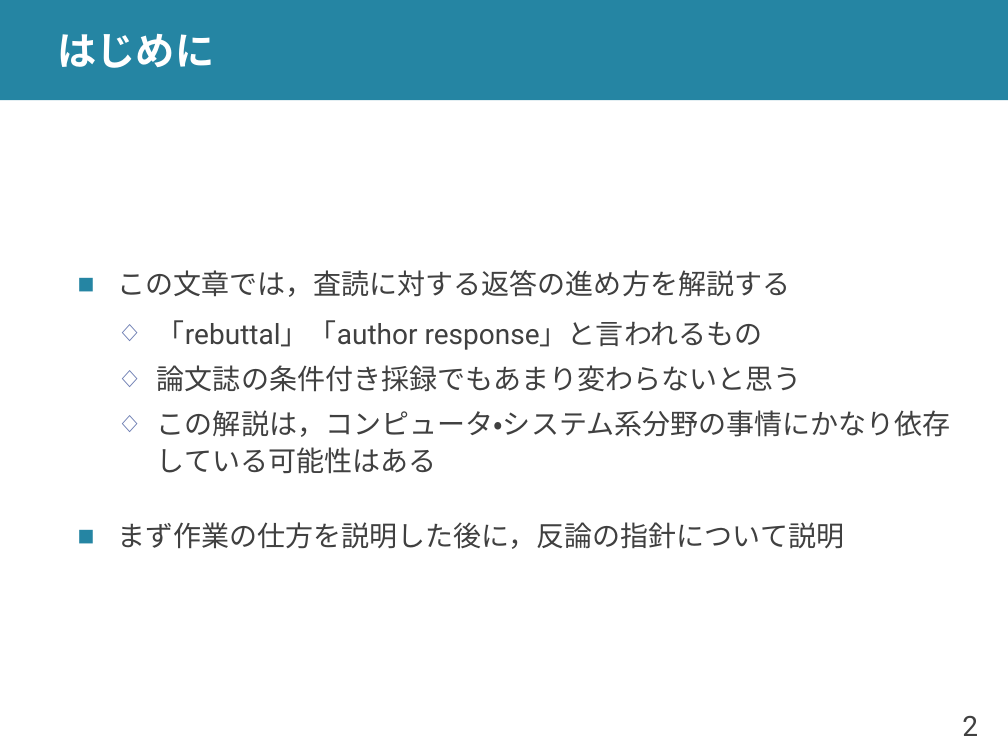
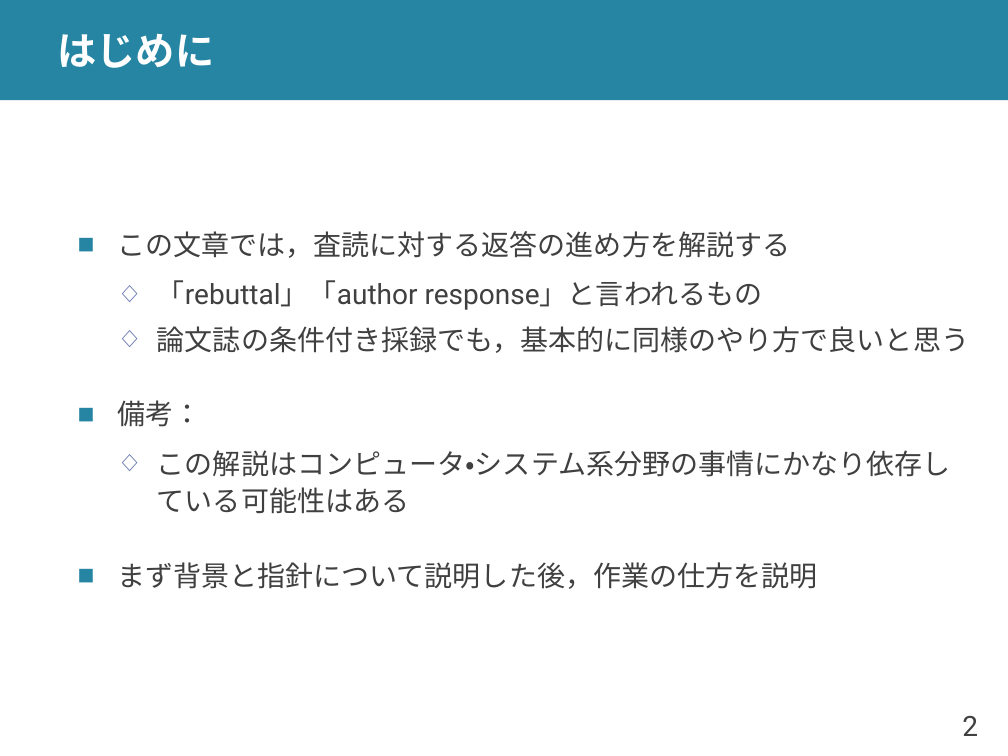
Before and after one commit to shioya-lab/how-to, a slide deck: slide 2 of rebuttal.pptx. Drawn at 1008x756 pixels with LibreOffice and Linux fonts; fonts in the diff are those of the drawing. Boxes give left, top, right and bottom in pixels: in the first picture for what was removed or moved away, otherwise in the second. Text is boxed around its words. In the diff, an @@ line names an element or a change of style, - is before the commit and + after.

```diff
--- a/rebuttal.pptx
+++ b/rebuttal.pptx
@@ text at [117, 326, 969, 589]: text changed @@
-  ◇ 論文誌の条件付き採録でもあまり変わらないと思う
-  ◇ この解説は，コンピュータ・システム系分野の事情にかなり依存している可能性はある
-■ まず作業の仕方を説明した後に，反論の指針について説明
+  ◇ 論文誌の条件付き採録でも，基本的に同様のやり方で良いと思う
+■ 備考：
+  ◇ この解説はコンピュータ・システム系分野の事情にかなり依存している可能性はある
+■ まず背景と指針について説明した後，作業の仕方を説明
```
Also in this commit, not shown: 13 other slides changed, 2 other files.
